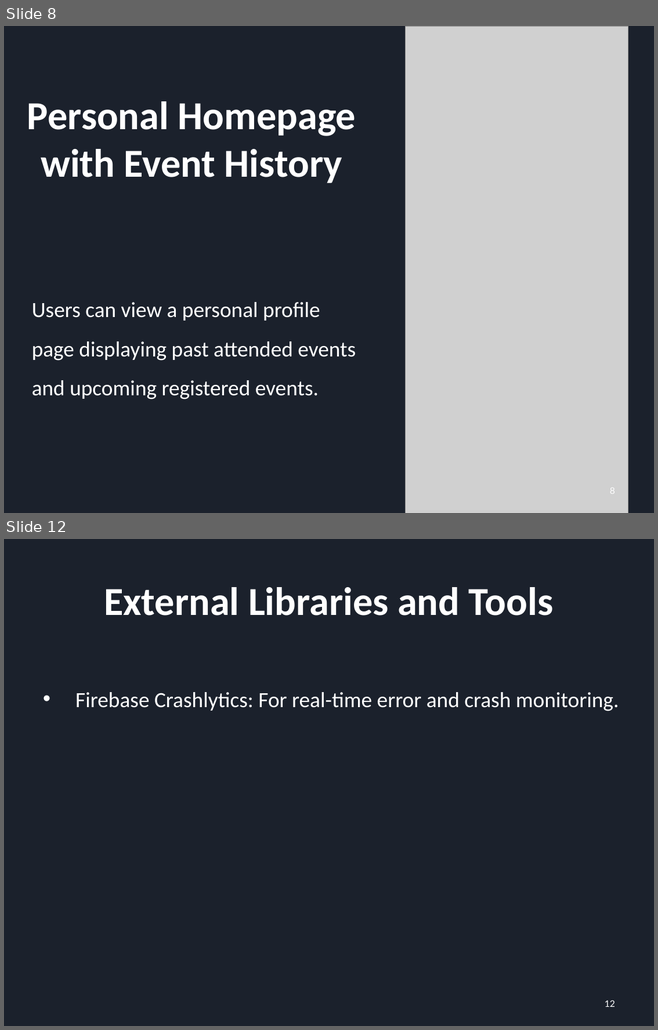
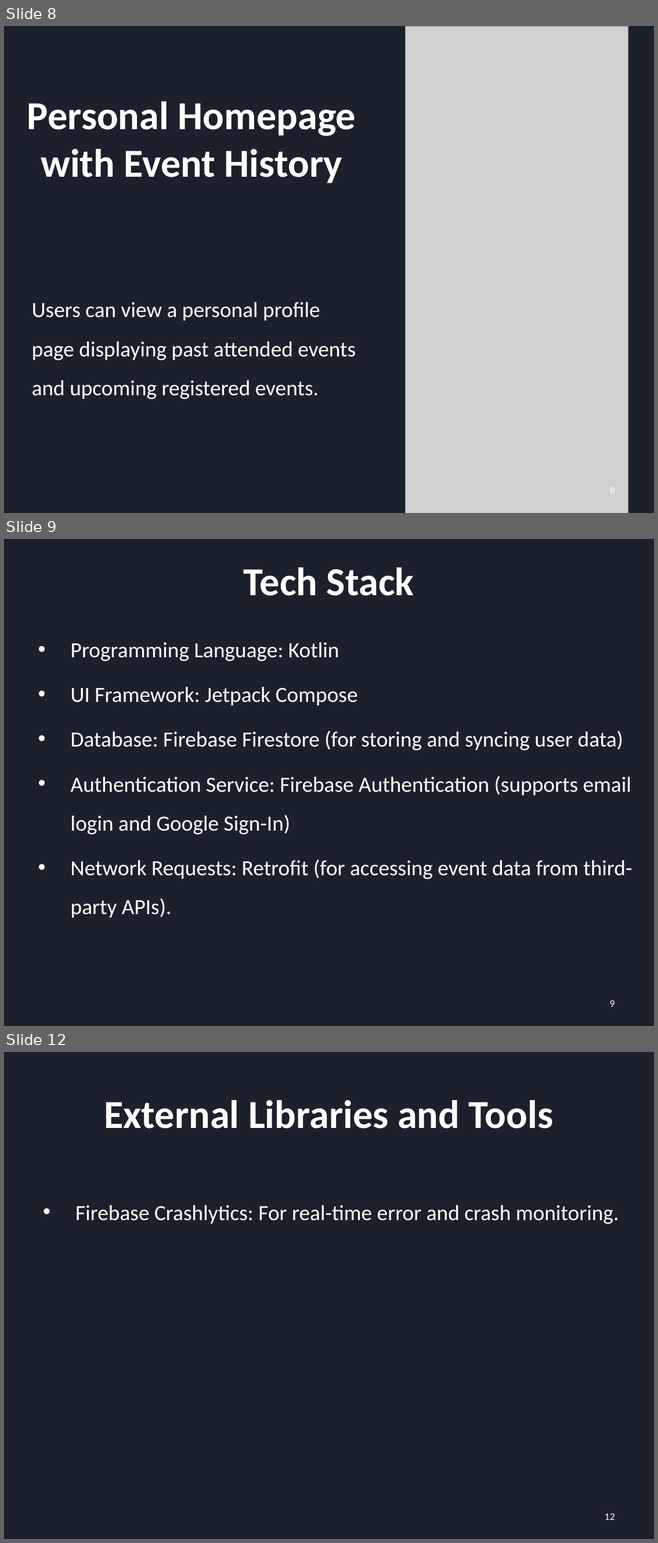
Before and after one commit to YuchenCao1/Jialong-Yuchen-Zihan-Team-BU-Event-Planer, a slide deck: First_PRE.pptx. Shown one above the other, each under a label of ours: slides 8 and 12 before the commit, slides 8, 9 and 12 after it; the slides between them are not shown. The pictures are 658x1030 and 658x1543 pixels, drawn with LibreOffice and Linux fonts; fonts in the diff are those of the drawing; grey boxes stand for pictures. Boxes give left, top, right and bottom in pixels: in the first picture for what was removed or moved away, otherwise in the second. Text is boxed around its words. In the diff, an @@ line names an element or a change of style, - is before the commit and + after.

```diff
--- a/First_PRE.pptx
+++ b/First_PRE.pptx
@@ slide 9 added at [4,539,654,1026], background #1B212C @@
@@ title added at [244,567,413,596], 44 pt, text #FFFFFF, bold @@
+Tech Stack
@@ text added at [71,642,632,918], 24 pt, text #FFFFFF @@
+• Programming Language: Kotlin
+• UI Framework: Jetpack Compose
+• Database: Firebase Firestore (for storing and syncing user data)
+• Authentication Service: Firebase Authentication (supports email login and Google Sign-In)
+• Network Requests: Retrofit (for accessing event data from third-party APIs).
@@ page number added at [610,1000,615,1007], 10 pt, text #FFFFFF @@
+9
```
Also in this commit, not shown: 2 slides changed, 1 other slide added, 2 slides removed, 2 other files.
